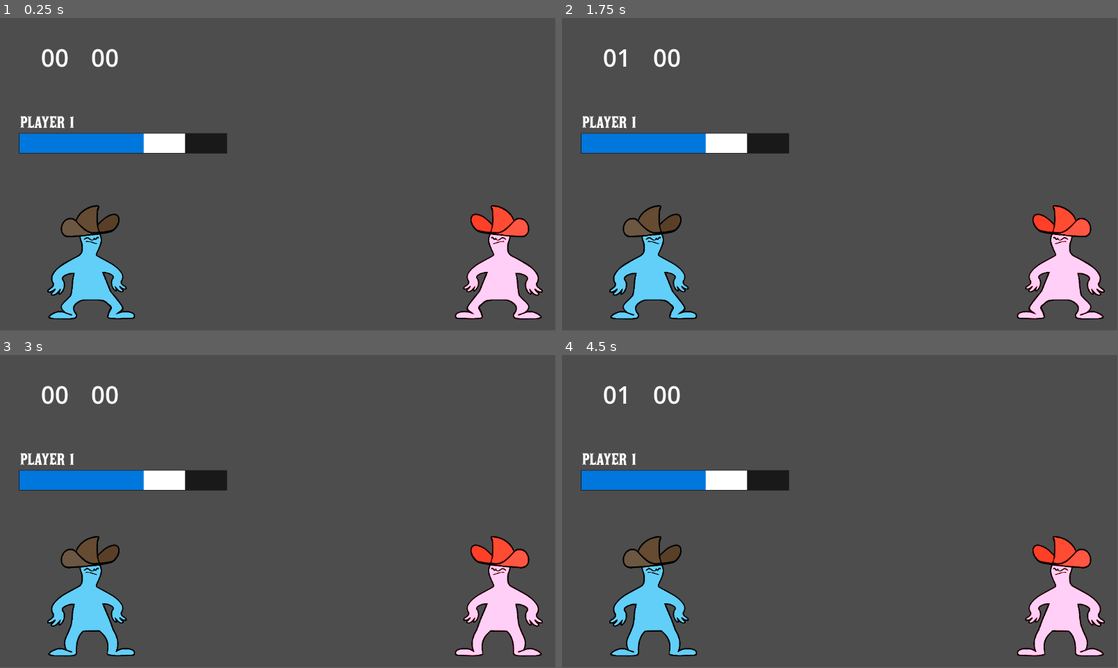
Above: before the commit, frames 1-4 (two rows, left to right).
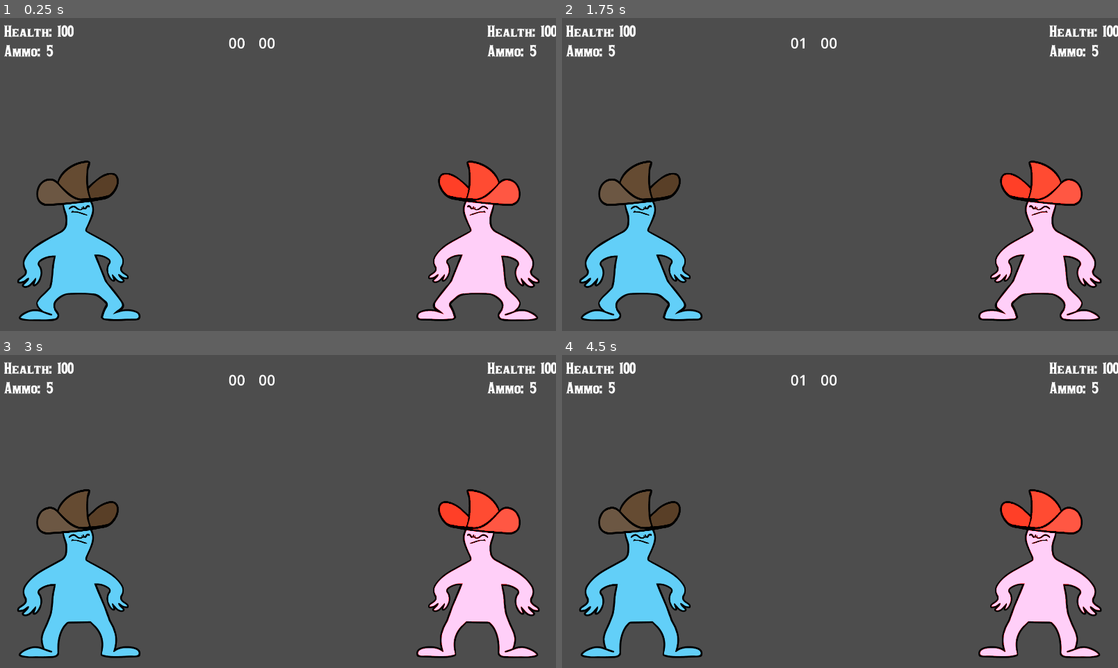
Above: after the commit, the same moments.

Repository: LukaBazooka/Mexican-Standoff
Game: Godot game, scene res://Duel.tscn
Two runs of this game, one before a commit and one after it. Both use one fixed random seed, a clock stepped at 60 frames per second and the inputs below.
Inputs:
- Up to frame 1 (0.25 s): no input
- Up to frame 2 (1.75 s): tap Enter (right_player_reload) at 0.5 s; hold Right (right_player_block) 0.53-1.28 s; tap 0 at 0.6 s; hold S (left_player_down) from 1.28 s (still down); tap 1 at 1.35 s
- Up to frame 3 (3 s): release S (left_player_down) at 2.03 s; hold Right (right_player_block) 2.03-2.78 s; tap 4 at 2.1 s; hold W (left_player_up) from 2.78 s (still down); tap 2 at 2.85 s
- Up to frame 4 (4.5 s): release W (left_player_up) at 3.53 s; hold A (left_player_block) from 3.53 s (still down); tap 3 at 3.6 s; tap 5 at 4.35 s
In our replay, the window is 799x449 before the commit and 800x450 after it. These sizes can differ from the game's own. Grey fills any space a smaller window leaves; there, only what the larger window draws over its background counts as a difference.

The runs differ from the first frame. In frame 1, 14% of the frame differs, in the area x 0-100%, y 2-97%; in frame 2, 14%; in frame 3, 15%; in frame 4, 15%.

Commit message:
Updated duel GUI

Diff:
--- a/Duel.gd
+++ b/Duel.gd
@@ -29,6 +29,7 @@
 @onready var rest_label = $Rest_Display
 @onready var rest_timer = $Rest_Timer
 @onready var duel_label = $Duel_Display
+
 # Called when the node enters the scene tree for the first time.
 func _ready():
 	rest_timer.start()
@@ -46,13 +47,13 @@
 
 # Called every frame. 'delta' is the elapsed time since the previous frame.
 func _process(delta):
+	$PlayerGUI/LeftPlayerGUI/VBoxContainer/HealthLabel/HealthValue.text = str(left_health)
+	$PlayerGUI/RightPlayerGUI/VBoxContainer/HealthLabel/HealthValue.text = str(right_health)
 	if not $Rest_Timer.is_stopped():
 		rest_label.text = "%02d" % time_left_rest()
 
 	if not $DuelTimer.is_stopped():
 		$Duel_Display.text = "%02d" % time_left_duel()
-
-
 
 
 
--- a/Duel.tscn
+++ b/Duel.tscn
@@ -49,7 +49,6 @@
 [ext_resource type="Texture2D" uid="uid://x676sjh8ylye" path="res://assets/shoot_anim/frame000009.png" id="47_jtqng"]
 [ext_resource type="Texture2D" uid="uid://uapyojknxius" path="res://assets/shoot_anim/frame000010.png" id="48_h7fug"]
 [ext_resource type="FontFile" uid="uid://g8q20pimr4lq" path="res://assets/fonts/akaPosse.ttf" id="50_dq8qp"]
-[ext_resource type="PackedScene" path="res://healthbar.tscn" id="50_scuuf"]
 
 [sub_resource type="SpriteFrames" id="SpriteFrames_eehnx"]
 animations = [{
@@ -235,9 +234,13 @@
 "speed": 12.0
 }]
 
-[sub_resource type="LabelSettings" id="LabelSettings_pthoo"]
+[sub_resource type="LabelSettings" id="LabelSettings_skm0t"]
 font = ExtResource("50_dq8qp")
-font_size = 30
+font_size = 50
+
+[sub_resource type="LabelSettings" id="LabelSettings_8hu5n"]
+font = ExtResource("50_dq8qp")
+font_size = 50
 
 [node name="Node2D" type="Node2D"]
 position = Vector2(85, 47)
@@ -255,67 +258,146 @@
 one_shot = true
 
 [node name="Duel_Display" type="Label" parent="."]
-offset_right = 64.0
-offset_bottom = 32.0
+offset_left = 704.0
+offset_top = 4.0
+offset_right = 768.0
+offset_bottom = 73.0
 theme_override_font_sizes/font_size = 50
 text = "00"
 
 [node name="Rest_Display" type="Label" parent="."]
-offset_left = 104.0
-offset_right = 144.0
-offset_bottom = 24.0
+offset_left = 808.0
+offset_top = 4.0
+offset_right = 866.0
+offset_bottom = 73.0
 theme_override_font_sizes/font_size = 50
 text = "00"
 
 [node name="LeftPlayer" parent="." instance=ExtResource("2_5t8go")]
+position = Vector2(2, 402)
 
 [node name="gunpoint" type="Marker2D" parent="LeftPlayer"]
-position = Vector2(180, 475)
+position = Vector2(391, 298)
 
 [node name="charactersprite" type="AnimatedSprite2D" parent="LeftPlayer"]
-position = Vector2(131, 450)
-scale = Vector2(0.3, 0.3)
+position = Vector2(248, 297)
+scale = Vector2(0.7, 0.7)
 sprite_frames = SubResource("SpriteFrames_eehnx")
 animation = &"draw"
 autoplay = "idle"
 
 [node name="RightPlayer" parent="." instance=ExtResource("2_ow1s3")]
+position = Vector2(746, 417)
 
 [node name="charactersprite" type="AnimatedSprite2D" parent="RightPlayer"]
 modulate = Color(81.47, 1, 1, 1)
-position = Vector2(923, 450)
-scale = Vector2(0.3, 0.3)
+position = Vector2(757, 282)
+scale = Vector2(0.7, 0.7)
 sprite_frames = SubResource("SpriteFrames_eehnx")
 animation = &"idle"
 autoplay = "idle"
 flip_h = true
 
 [node name="gunpoint" type="Marker2D" parent="RightPlayer"]
-position = Vector2(870, 475)
-
-[node name="GUI" type="CanvasLayer" parent="."]
-
-[node name="HealthBar" parent="GUI" instance=ExtResource("50_scuuf")]
-anchors_preset = 7
-anchor_left = 0.5
-anchor_top = 1.0
-anchor_right = 0.5
+position = Vector2(634, 301)
+
+[node name="PlayerGUI" type="Control" parent="."]
+layout_mode = 3
+anchors_preset = 15
+anchor_right = 1.0
 anchor_bottom = 1.0
-offset_left = -536.0
-offset_top = -408.0
-offset_right = -106.0
-offset_bottom = -368.0
 grow_horizontal = 2
-grow_vertical = 0
-
-[node name="HealthBarTitle" type="Label" parent="GUI/HealthBar"]
+grow_vertical = 2
+
+[node name="LeftPlayerGUI" type="Control" parent="PlayerGUI"]
+layout_mode = 1
+anchors_preset = 0
+offset_left = -71.0
+offset_top = -34.0
+offset_right = -71.0
+offset_bottom = -34.0
+
+[node name="VBoxContainer" type="VBoxContainer" parent="PlayerGUI/LeftPlayerGUI"]
 layout_mode = 0
-offset_left = 2.0
-offset_top = -43.0
-offset_right = 112.0
-offset_bottom = -5.0
-text = "PLAYER 1"
-label_settings = SubResource("LabelSettings_pthoo")
+offset_right = 40.0
+offset_bottom = 40.0
+
+[node name="HealthLabel" type="Label" parent="PlayerGUI/LeftPlayerGUI/VBoxContainer"]
+layout_mode = 2
+text = "Health:"
+label_settings = SubResource("LabelSettings_skm0t")
+
+[node name="HealthValue" type="Label" parent="PlayerGUI/LeftPlayerGUI/VBoxContainer/HealthLabel"]
+layout_mode = 1
+anchors_preset = 15
+anchor_right = 1.0
+anchor_bottom = 1.0
+offset_left = 184.0
+offset_right = 184.0
+grow_horizontal = 2
+grow_vertical = 2
+label_settings = SubResource("LabelSettings_skm0t")
+
+[node name="AmmoLabel" type="Label" parent="PlayerGUI/LeftPlayerGUI/VBoxContainer"]
+layout_mode = 2
+text = "Ammo:"
+label_settings = SubResource("LabelSettings_8hu5n")
+
+[node name="AmmoValue" type="Label" parent="PlayerGUI/LeftPlayerGUI/VBoxContainer/AmmoLabel"]
+layout_mode = 1
+anchors_preset = 15
+anchor_right = 1.0
+anchor_bottom = 1.0
+offset_left = 147.0
+offset_right = 147.0
+grow_horizontal = 2
+grow_vertical = 2
+label_settings = SubResource("LabelSettings_8hu5n")
+
+[node name="RightPlayerGUI" type="Control" parent="PlayerGUI"]
+layout_mode = 1
+anchors_preset = 0
+offset_left = 1598.0
+offset_top = -34.0
+offset_right = 1598.0
+offset_bottom = -34.0
+
+[node name="VBoxContainer" type="VBoxContainer" parent="PlayerGUI/RightPlayerGUI"]
+layout_mode = 0
+offset_right = 40.0
+offset_bottom = 40.0
+
+[node name="HealthLabel" type="Label" parent="PlayerGUI/RightPlayerGUI/VBoxContainer"]
+layout_mode = 2
+text = "Health:"
+label_settings = SubResource("LabelSettings_skm0t")
+
+[node name="HealthValue" type="Label" parent="PlayerGUI/RightPlayerGUI/VBoxContainer/HealthLabel"]
+layout_mode = 1
+anchors_preset = 15
+anchor_right = 1.0
+anchor_bottom = 1.0
+offset_left = 184.0
+offset_right = 184.0
+grow_horizontal = 2
+grow_vertical = 2
+label_settings = SubResource("LabelSettings_skm0t")
+
+[node name="AmmoLabel" type="Label" parent="PlayerGUI/RightPlayerGUI/VBoxContainer"]
+layout_mode = 2
+text = "Ammo:"
+label_settings = SubResource("LabelSettings_8hu5n")
+
+[node name="AmmoValue" type="Label" parent="PlayerGUI/RightPlayerGUI/VBoxContainer/AmmoLabel"]
+layout_mode = 1
+anchors_preset = 15
+anchor_right = 1.0
+anchor_bottom = 1.0
+offset_left = 147.0
+offset_right = 147.0
+grow_horizontal = 2
+grow_vertical = 2
+label_settings = SubResource("LabelSettings_8hu5n")
 
 [connection signal="collision" from="." to="RightPlayer" method="_on_node_2d_collision"]
 [connection signal="timeout" from="Rest_Timer" to="." method="_on_rest_timer_timeout"]
--- a/LP_Duel.gd
+++ b/LP_Duel.gd
@@ -2,8 +2,6 @@
 
 #Instantiated Scenes
 @onready var bullet_scene = load("res://bullet.tscn")
-@onready var healthbar = $"../GUI/HealthBar"
-
 
 #USE TO ESTABLISH HEALTH
 #healthbar.health = health
@@ -46,6 +44,7 @@
 
 # Called every frame. 'delta' is the elapsed time since the previous frame.
 func _process(delta):
+	$"../PlayerGUI/LeftPlayerGUI/VBoxContainer/AmmoLabel/AmmoValue".text = str(ammo)
 	if duel:
 		if Input.is_action_just_pressed("left_player_draw"):
 			handle_input(KEY_0)
@@ -70,6 +69,7 @@
 			duel = false # stop from executing different states
 			ammo += 1
 			$charactersprite.play("reload")
+
 
 
 func handle_input(key):
--- a/RP_Duel.gd
+++ b/RP_Duel.gd
@@ -40,6 +40,7 @@
 
 # Called every frame. 'delta' is the elapsed time since the previous frame.
 func _process(delta):
+	$"../PlayerGUI/RightPlayerGUI/VBoxContainer/AmmoLabel/AmmoValue".text = str(ammo)
 	if duel:
 		if Input.is_action_just_pressed("right_player_draw"):
 			handle_input(KEY_0)
--- a/project.godot
+++ b/project.godot
@@ -14,6 +14,13 @@
 run/main_scene="res://Duel.tscn"
 config/features=PackedStringArray("4.2", "Forward Plus")
 config/icon="res://icon.svg"
+
+[display]
+
+window/size/viewport_width=1920
+window/size/viewport_height=1080
+window/size/mode=3
+window/stretch/mode="viewport"
 
 [input]
 
